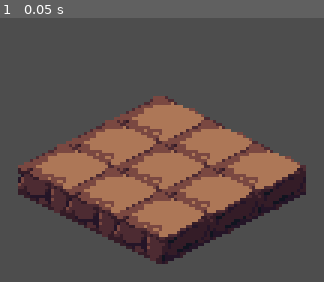
Above: before the commit, frame 1.
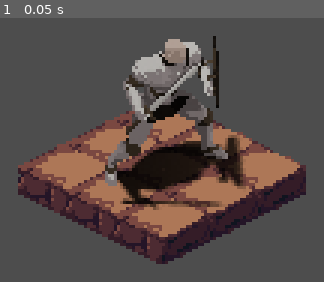
Above: after the commit, the same moment.

Repository: ShatteredByBrokenDreams/Undetermined
Game: Godot game, scene res://scripts/main.tscn
Two runs of this game, one before a commit and one after it. Both use one fixed random seed, a clock stepped at 60 frames per second and the inputs below.
Inputs:
- Up to frame 1 (0.05 s): no input

The runs differ from the first frame. In frame 1, 14% of the frame differs, in the area x 32-76%, y 6-73%.

Commit message:
more changes

Diff:
--- a/scripts/main.tscn
+++ b/scripts/main.tscn
@@ -1,9 +1,13 @@
 [gd_scene format=3 uid="uid://dtlgn8s5foonv"]
 
-[ext_resource type="PackedScene" uid="uid://sy5iik7e0x5r" path="res://scripts/world.tscn" id="1_q753v"]
+[ext_resource type="PackedScene" uid="uid://sy5iik7e0x5r" path="res://scripts/world.tscn" id="1_0aq6d"]
+[ext_resource type="PackedScene" uid="uid://5xnefdmnph3r" path="res://scripts/player.tscn" id="2_irwmq"]
 
 [node name="Main" type="Node2D" unique_id=715220420]
 
 [node name="Camera2D" type="Camera2D" parent="." unique_id=552021974]
 
-[node name="World" parent="." unique_id=420038125 instance=ExtResource("1_q753v")]
+[node name="World" parent="." unique_id=420038125 instance=ExtResource("1_0aq6d")]
+
+[node name="Player" parent="World" unique_id=1764602447 instance=ExtResource("2_irwmq")]
+position = Vector2(0, -28)
--- /dev/null
+++ b/scripts/player.tscn
@@ -0,0 +1,130 @@
+[gd_scene format=3 uid="uid://5xnefdmnph3r"]
+
+[ext_resource type="Texture2D" uid="uid://belynvrgkrgc6" path="res://art/Idle.png" id="1_0s3u6"]
+
+[sub_resource type="AtlasTexture" id="AtlasTexture_qm0ti"]
+atlas = ExtResource("1_0s3u6")
+region = Rect2(0, 0, 128, 128)
+
+[sub_resource type="AtlasTexture" id="AtlasTexture_fhbv5"]
+atlas = ExtResource("1_0s3u6")
+region = Rect2(128, 0, 128, 128)
+
+[sub_resource type="AtlasTexture" id="AtlasTexture_pqap4"]
+atlas = ExtResource("1_0s3u6")
+region = Rect2(256, 0, 128, 128)
+
+[sub_resource type="AtlasTexture" id="AtlasTexture_2c7ny"]
+atlas = ExtResource("1_0s3u6")
+region = Rect2(384, 0, 128, 128)
+
+[sub_resource type="AtlasTexture" id="AtlasTexture_0jhex"]
+atlas = ExtResource("1_0s3u6")
+region = Rect2(512, 0, 128, 128)
+
+[sub_resource type="AtlasTexture" id="AtlasTexture_38am0"]
+atlas = ExtResource("1_0s3u6")
+region = Rect2(640, 0, 128, 128)
+
+[sub_resource type="AtlasTexture" id="AtlasTexture_xfidv"]
+atlas = ExtResource("1_0s3u6")
+region = Rect2(768, 0, 128, 128)
+
+[sub_resource type="AtlasTexture" id="AtlasTexture_nxd4c"]
+atlas = ExtResource("1_0s3u6")
+region = Rect2(896, 0, 128, 128)
+
+[sub_resource type="AtlasTexture" id="AtlasTexture_o8o0x"]
+atlas = ExtResource("1_0s3u6")
+region = Rect2(1024, 0, 128, 128)
+
+[sub_resource type="AtlasTexture" id="AtlasTexture_0pev8"]
+atlas = ExtResource("1_0s3u6")
+region = Rect2(1152, 0, 128, 128)
+
+[sub_resource type="AtlasTexture" id="AtlasTexture_fytk8"]
+atlas = ExtResource("1_0s3u6")
+region = Rect2(1280, 0, 128, 128)
+
+[sub_resource type="AtlasTexture" id="AtlasTexture_clacw"]
+atlas = ExtResource("1_0s3u6")
+region = Rect2(1408, 0, 128, 128)
+
+[sub_resource type="AtlasTexture" id="AtlasTexture_jj7ip"]
+atlas = ExtResource("1_0s3u6")
+region = Rect2(1536, 0, 128, 128)
+
+[sub_resource type="AtlasTexture" id="AtlasTexture_ripyi"]
+atlas = ExtResource("1_0s3u6")
+region = Rect2(1664, 0, 128, 128)
+
+[sub_resource type="AtlasTexture" id="AtlasTexture_ahudb"]
+atlas = ExtResource("1_0s3u6")
+region = Rect2(1792, 0, 128, 128)
+
+[sub_resource type="SpriteFrames" id="SpriteFrames_f0qst"]
+animations = [{
+"frames": [{
+"duration": 1.0,
+"texture": SubResource("AtlasTexture_qm0ti")
+}, {
+"duration": 1.0,
+"texture": SubResource("AtlasTexture_fhbv5")
+}, {
+"duration": 1.0,
+"texture": SubResource("AtlasTexture_pqap4")
+}, {
+"duration": 1.0,
+"texture": SubResource("AtlasTexture_2c7ny")
+}, {
+"duration": 1.0,
+"texture": SubResource("AtlasTexture_0jhex")
+}, {
+"duration": 1.0,
+"texture": SubResource("AtlasTexture_38am0")
+}, {
+"duration": 1.0,
+"texture": SubResource("AtlasTexture_xfidv")
+}, {
+"duration": 1.0,
+"texture": SubResource("AtlasTexture_nxd4c")
+}, {
+"duration": 1.0,
+"texture": SubResource("AtlasTexture_o8o0x")
+}, {
+"duration": 1.0,
+"texture": SubResource("AtlasTexture_0pev8")
+}, {
+"duration": 1.0,
+"texture": SubResource("AtlasTexture_fytk8")
+}, {
+"duration": 1.0,
+"texture": SubResource("AtlasTexture_clacw")
+}, {
+"duration": 1.0,
+"texture": SubResource("AtlasTexture_jj7ip")
+}, {
+"duration": 1.0,
+"texture": SubResource("AtlasTexture_ripyi")
+}, {
+"duration": 1.0,
+"texture": SubResource("AtlasTexture_ahudb")
+}],
+"loop": 1,
+"name": &"default",
+"speed": 5.0
+}]
+
+[sub_resource type="RectangleShape2D" id="RectangleShape2D_e6w0b"]
+size = Vector2(41, 50)
+
+[node name="Player" type="Node2D" unique_id=1764602447]
+
+[node name="AnimatedSprite2D" type="AnimatedSprite2D" parent="." unique_id=463191376]
+sprite_frames = SubResource("SpriteFrames_f0qst")
+
+[node name="Hitbox" type="Area2D" parent="." unique_id=876617382]
+
+[node name="CollisionShape2D" type="CollisionShape2D" parent="Hitbox" unique_id=1817856434]
+position = Vector2(1.5, 9)
+shape = SubResource("RectangleShape2D_e6w0b")
--- a/scripts/world.tscn
+++ b/scripts/world.tscn
@@ -255,9 +255,3 @@
 [node name="Z0" type="TileMapLayer" parent="." unique_id=655913329]
 tile_map_data = PackedByteArray("AAAAAAEAAAAAAAAAAAABAAEAAAAAAAAAAAABAAIAAAAAAAAAAAAAAAIAAAAAAAAAAAD//wIAAAAAAAAAAAD//wEAAAAAAAAAAAD//wAAAAAAAAAAAAAAAAAAAAAAAAAAAAABAAAAAAAAAAAAAAA=")
 tile_set = SubResource("TileSet_i81jm")
-
-[node name="Player" type="Node" parent="Z0" unique_id=2029236225]
-
-[node name="Body" type="Sprite2D" parent="Z0/Player" unique_id=916872915]
-
-[node name="Enemies" type="Node" parent="Z0" unique_id=1683203402]
Binary file added: art/Idle.png
Not shown, added: art/Idle.png.import
